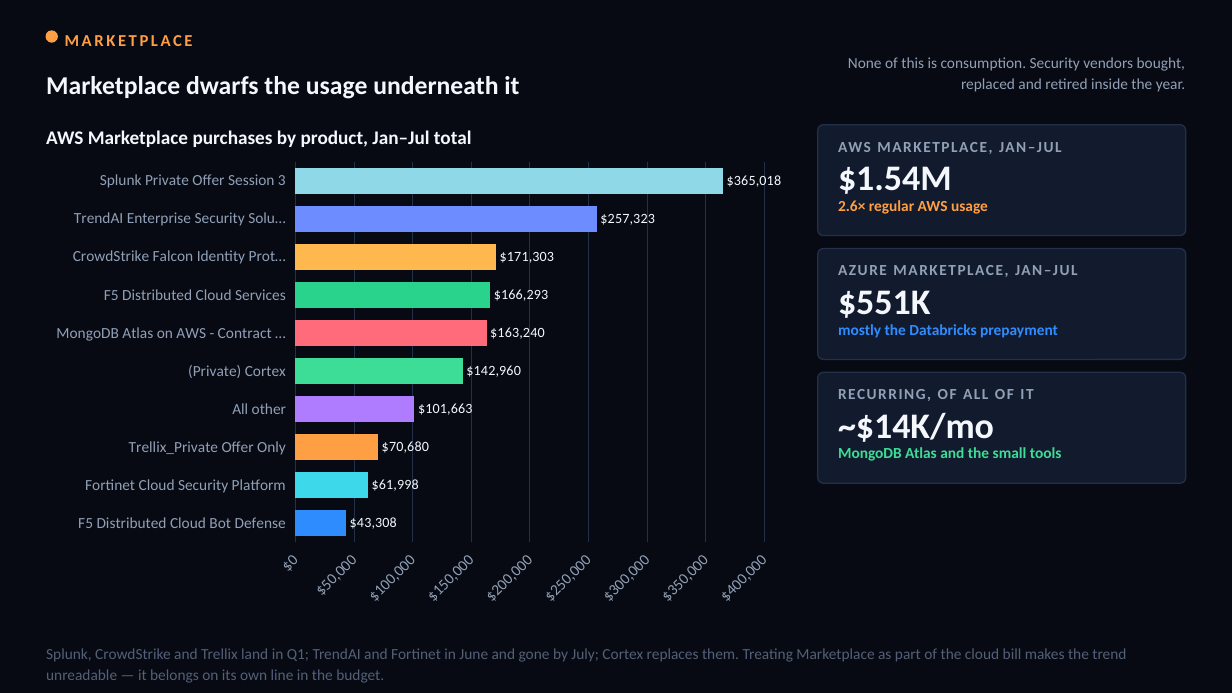
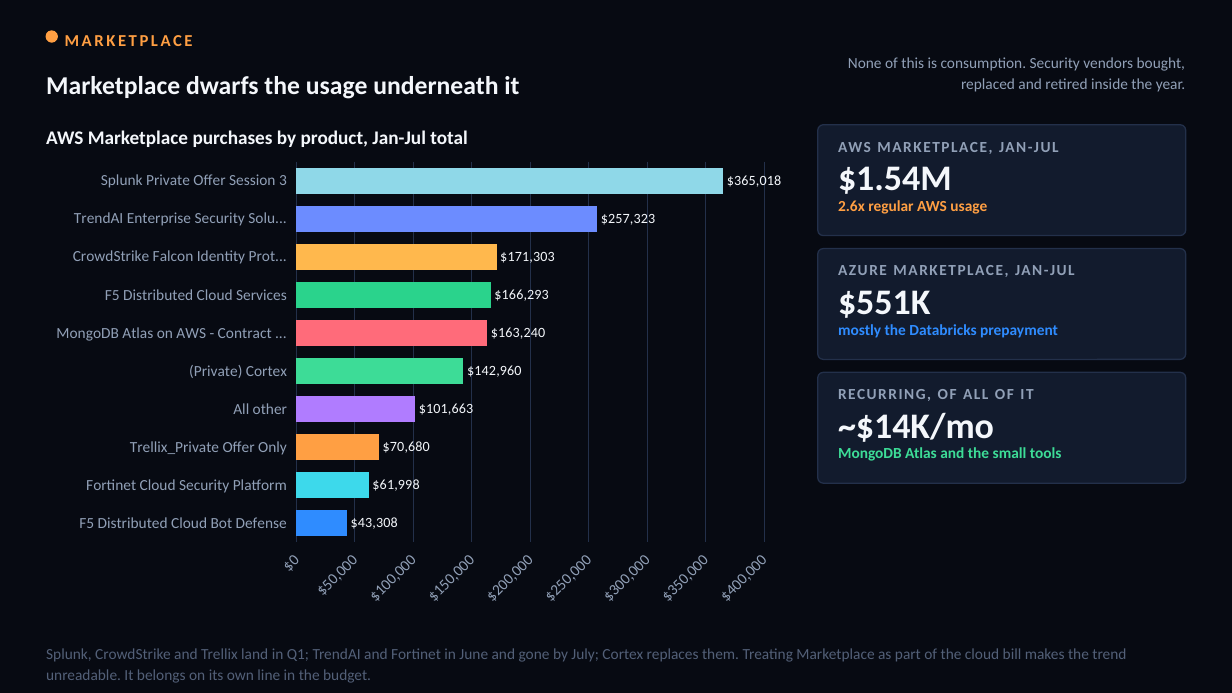
Before and after one commit to arielga5-code/Finops, a slide deck: slide 14 of deck/Harel_Cloud_Cost_CIO_Final_fixed.pptx. Drawn at 1232x693 pixels with LibreOffice and Linux fonts; fonts in the diff are those of the drawing. Boxes give left, top, right and bottom in pixels: in the first picture for what was removed or moved away, otherwise in the second. Text is boxed around its words. In the diff, an @@ line names an element or a change of style, - is before the commit and + after.

```diff
--- a/deck/Harel_Cloud_Cost_CIO_Final_fixed.pptx
+++ b/deck/Harel_Cloud_Cost_CIO_Final_fixed.pptx
@@ text at <box>46,130,467,147</box>: text changed @@
-AWS Marketplace purchases by product, Jan–Jul total
+AWS Marketplace purchases by product, Jan-Jul total
@@ text at <box>838,142,871,152</box>: text changed @@
-AWS MARKETPLACE, JAN–JUL
+AWS MARKETPLACE, JAN-JUL
@@ bar chart at <box>42,152,786,615</box> @@
-categories: F5 Distributed Cloud Bot Defense, Fortinet Cloud Security Platform, Trellix_Private Offer Only, All other, (Private) Cortex, MongoDB Atlas on AWS - Contract …, F5 Distributed Cloud Services, CrowdStrike Falcon Identity Prot…, TrendAI Enterprise Security Solu…, Splunk Private Offer Session 3
+categories: F5 Distributed Cloud Bot Defense, Fortinet Cloud Security Platform, Trellix_Private Offer Only, All other, (Private) Cortex, MongoDB Atlas on AWS - Contract ..., F5 Distributed Cloud Services, CrowdStrike Falcon Identity Prot..., TrendAI Enterprise Security Solu..., Splunk Private Offer Session 3
@@ text at <box>838,200,987,214</box>: text changed @@
-2.6× regular AWS usage
+2.6x regular AWS usage
@@ text at <box>1015,265,1075,275</box>: text changed @@
-AZURE MARKETPLACE, JAN–JUL
+AZURE MARKETPLACE, JAN-JUL
@@ text at <box>46,648,1126,683</box>: text changed @@
-Splunk, CrowdStrike and Trellix land in Q1; TrendAI and Fortinet in June and gone by July; Cortex replaces them. Treating Marketplace as part of the cloud bill makes the trend unreadable — it belongs on its own line in the budget.
+Splunk, CrowdStrike and Trellix land in Q1; TrendAI and Fortinet in June and gone by July; Cortex replaces them. Treating Marketplace as part of the cloud bill makes the trend unreadable. It belongs on its own line in the budget.
```
Also in this commit, not shown: 30 other slides changed, 11 other files.
